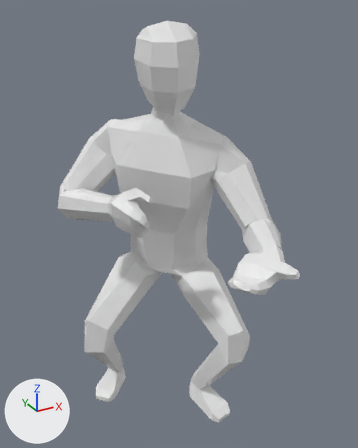
One commit to the glTF model assets/animations/crouch walking.gltf: the scene before it, then after it.
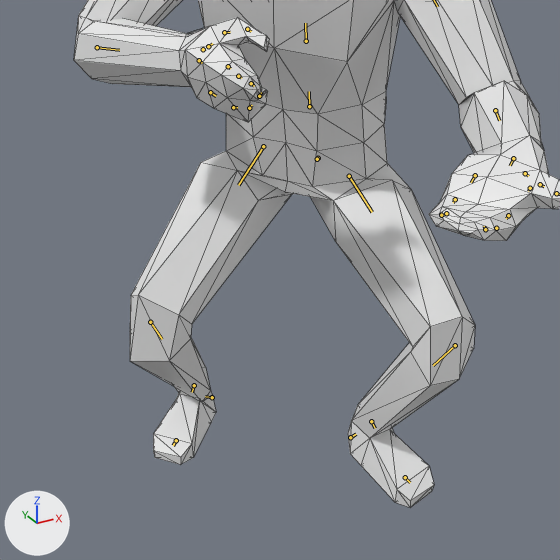
Each version appears first whole from a camera (50 mm lens) standing at (-3.55, -7.29, 7.36) and looking at (0.01, -0.8, 4.12), and next in a close-up on the part from 6% to 81% of the width and 40% to 100% of the height. The axes (+X, +Y, +Z) are drawn at lower left. The lights are the same throughout. Both versions are drawn at frame 0 of the action 'crouch_walking'; the numbers are the values there. The bones that bend it are drawn over the model as lines in the close-ups. The close-ups show mesh edges as thin lines.
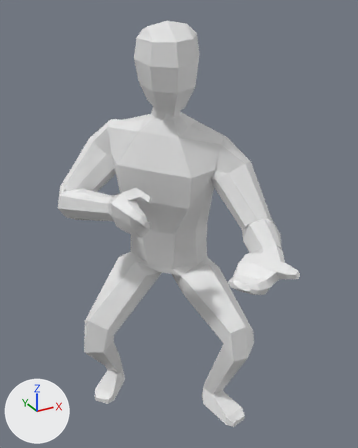
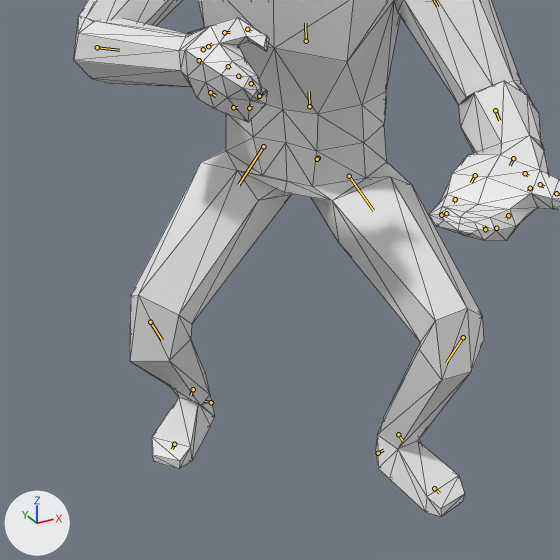
The edits, one by one:
Bone 'thigh.L' (bone_thigh_l) turns from (-77, -46, 2) to (-74, -47, -4) degrees about its own x, y and z.
Bone 'shin.L' (bone_shin_l) turns from (91, -11, 8) to (86, -10, 8) degrees about its own x, y and z.
Bone 'foot.L' (bone_foot_l) turns from (-23, -3, -19) to (-22, -7, -14) degrees about its own x, y and z.
Bone 'shin.R' (bone_shin_r) turns from (44, -24, 65) to (43, -23, 64) degrees about its own x, y and z.

Pixel boxes [x1, y1, x2, y2] of what changed, in the close-ups (560 x 560 px):
'Cube', posed
    before: [74, 0, 560, 508]
    after: [74, 0, 560, 517]
bone 'thigh.L', root to tip
    before: (349, 176) to (372, 212)
    after: (349, 176) to (373, 210)
bone 'shin.L', root to tip
    before: (455, 345) to (433, 365)
    after: (463, 337) to (446, 363)
bone 'foot.L', root to tip
    before: (371, 421) to (375, 428)
    after: (398, 434) to (402, 440)
bone 'shin.R', root to tip
    before: (150, 322) to (162, 339)
    after: (150, 322) to (162, 340)
